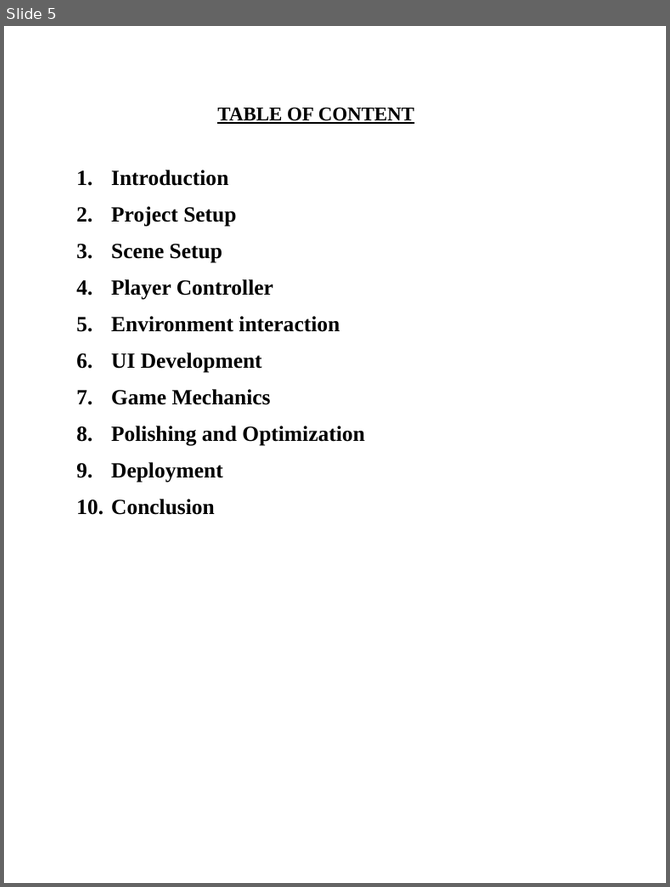
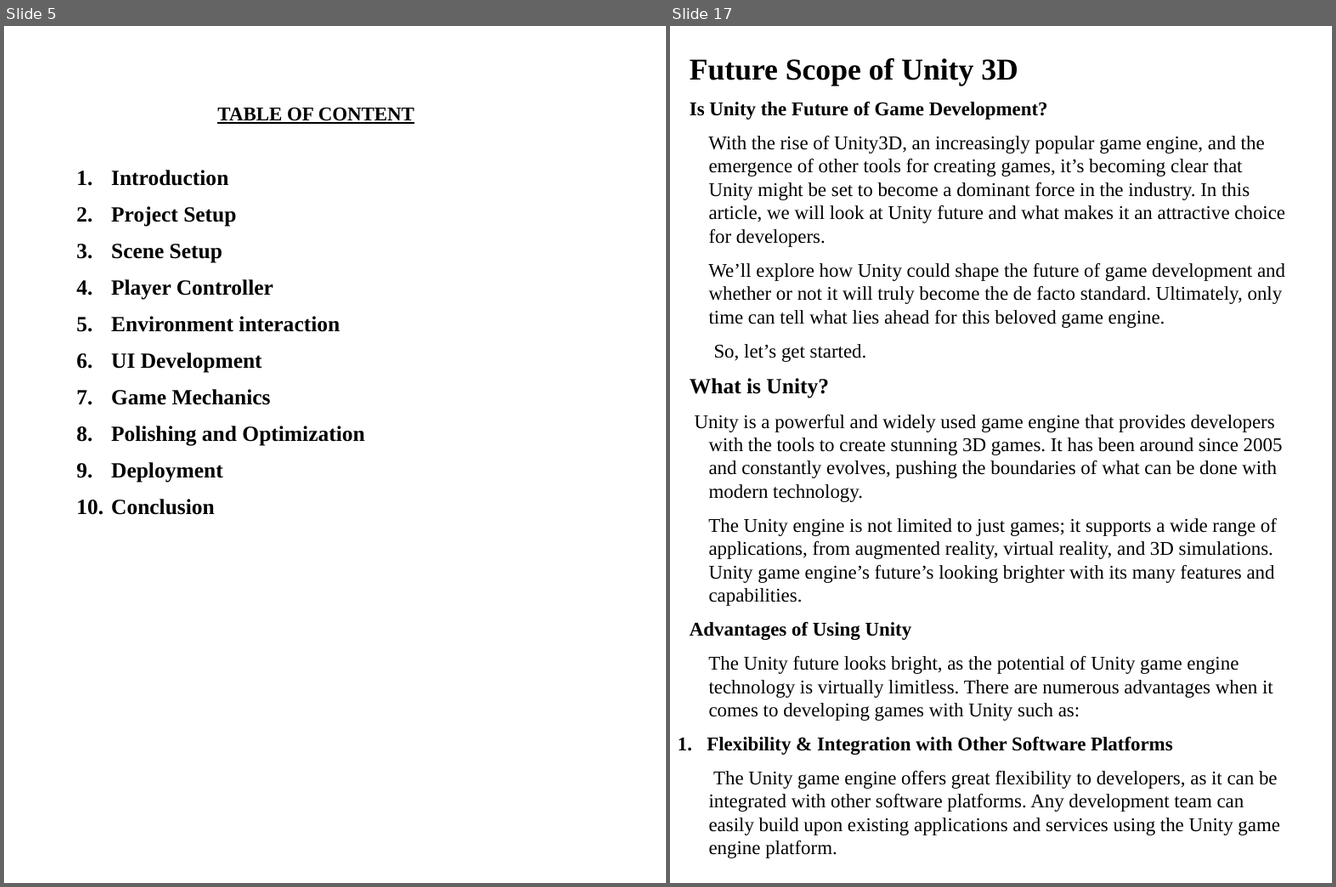
Before and after one commit to Archit-sharma01/untitled, a slide deck: Archit PPT.pptx. Shown side by side, each under a label of ours: slide 5 before the commit, slides 5 and 17 after it; the slides between them are not shown. The pictures are 670x887 and 1336x887 pixels, drawn with LibreOffice and Linux fonts; fonts in the diff are those of the drawing; background and template pictures are left out. Boxes give left, top, right and bottom in pixels: in the first picture for what was removed or moved away, otherwise in the second. Text is boxed around its words. In the diff, an @@ line names an element or a change of style, - is before the commit and + after.

```diff
--- a/Archit PPT.pptx
+++ b/Archit PPT.pptx
@@ slide 17 added at box(670, 26, 1332, 883), background picture (left out) @@
@@ text added at box(690, 58, 1285, 858), 18 pt, text #000000 @@
+Future Scope of Unity 3D
+Is Unity the Future of Game Development?
+With the rise of Unity3D, an increasingly popular game engine, and the emergence of other tools for creating games, it’s becoming clear that Unity might be set to become a dominant force in the industry. In this article, we will look at Unity future and what makes it an attractive choice for developers.
+We’ll explore how Unity could shape the future of game development and whether or not it will truly become the de facto standard. Ultimately, only time can tell what lies ahead for this beloved game engine.
+So, let’s get started.
+What is Unity?
+Unity is a powerful and widely used game engine that provides developers with the tools to create stunning 3D games. It has been around since 2005 and constantly evolves, pushing the boundaries of what can be done with modern technology.
+The Unity engine is not limited to just games; it supports a wide range of applications, from augmented reality, virtual reality, and 3D simulations. Unity game engine’s future’s looking brighter with its many features and capabilities.
+Advantages of Using Unity
+The Unity future looks bright, as the potential of Unity game engine technology is virtually limitless. There are numerous advantages when it comes to developing games with Unity such as:
+1. Flexibility & Integration with Other Software Platforms
+The Unity game engine offers great flexibility to developers, as it can be integrated with other software platforms. Any development team can easily build upon existing applications and services using the Unity game engine platform.
```
Also in this commit, not shown: 1 slide changed, 13 other slides added, 32 slides removed.
